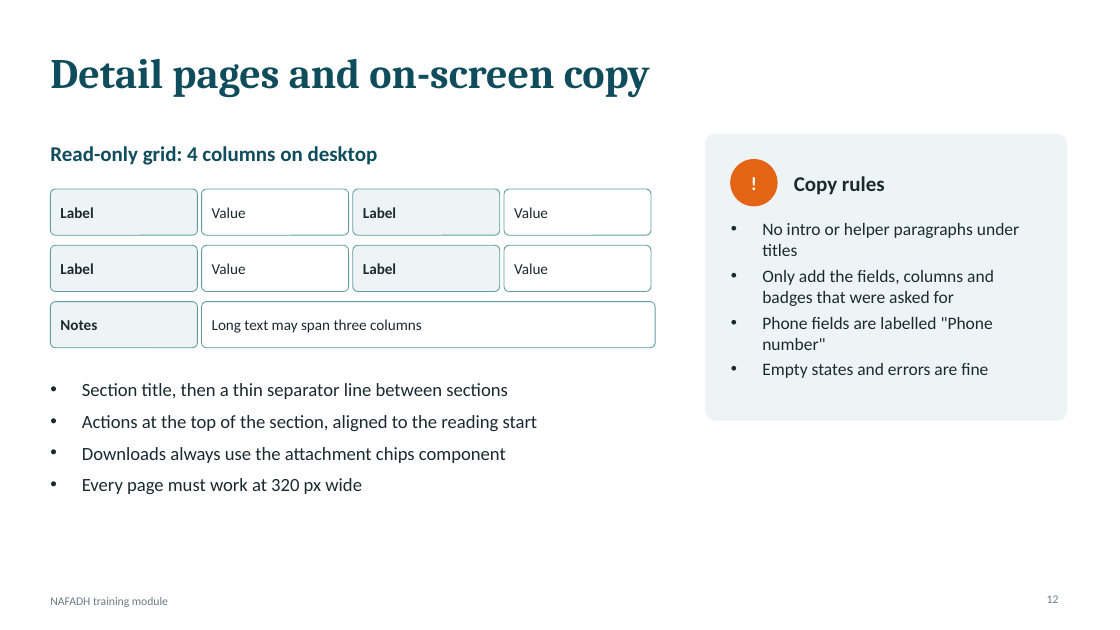
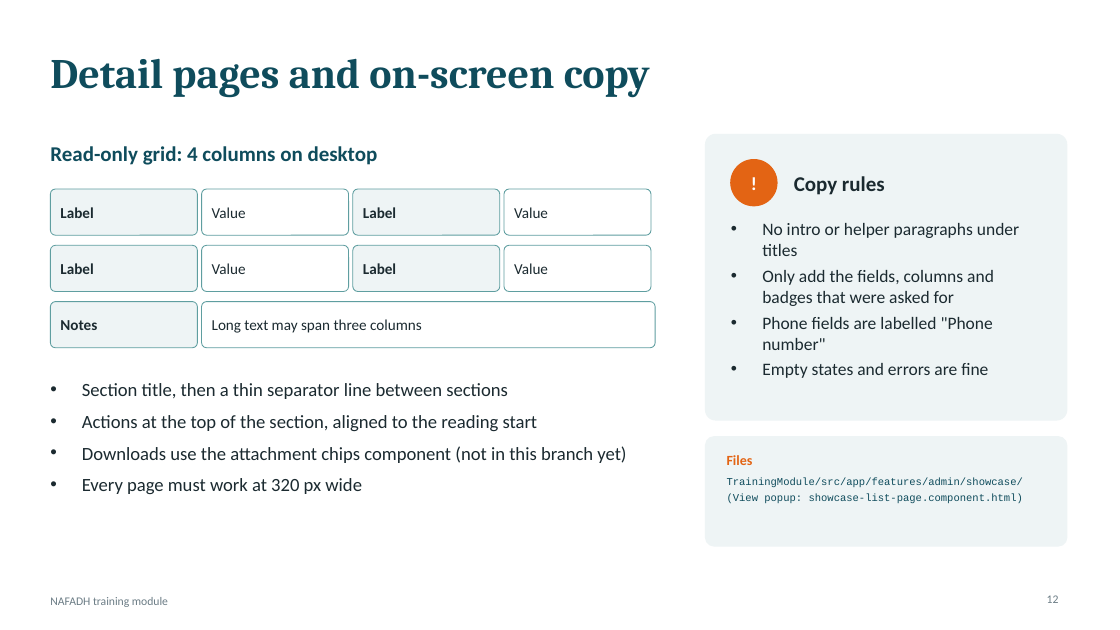
Before and after one commit to TRA-Projects/nafadh_trainning, a slide deck: slide 12 of docs/training-standards.pptx. Drawn at 1120x630 pixels with LibreOffice and Linux fonts; fonts in the diff are those of the drawing. Boxes give left, top, right and bottom in pixels: in the first picture for what was removed or moved away, otherwise in the second. Text is boxed around its words. In the diff, an @@ line names an element or a change of style, - is before the commit and + after.

```diff
--- a/docs/training-standards.pptx
+++ b/docs/training-standards.pptx
@@ text at box(82, 446, 626, 463): text changed @@
-• Downloads always use the attachment chips component
+• Downloads use the attachment chips component (not in this branch yet)
@@ rounded rectangle added at box(706, 437, 1067, 546), fill #EEF4F5, outline #EEF4F5 1 pt @@
@@ text added at box(727, 455, 753, 465), 12 pt, text #E36414, bold @@
+Files
@@ text added at box(727, 477, 1023, 503), 9 pt, text #0F4C5C @@
+TrainingModule/src/app/features/admin/showcase/
+(View popup: showcase-list-page.component.html)
```
Also in this commit, not shown: 11 other slides changed.
